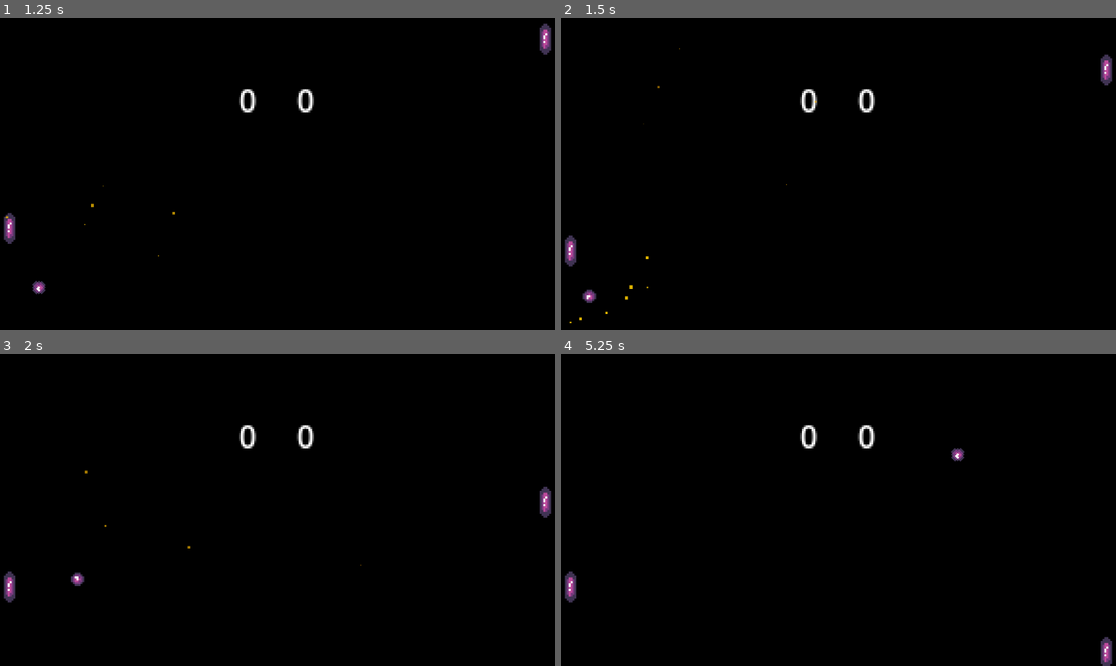
Above: before the commit, frames 1-4 (two rows, left to right).
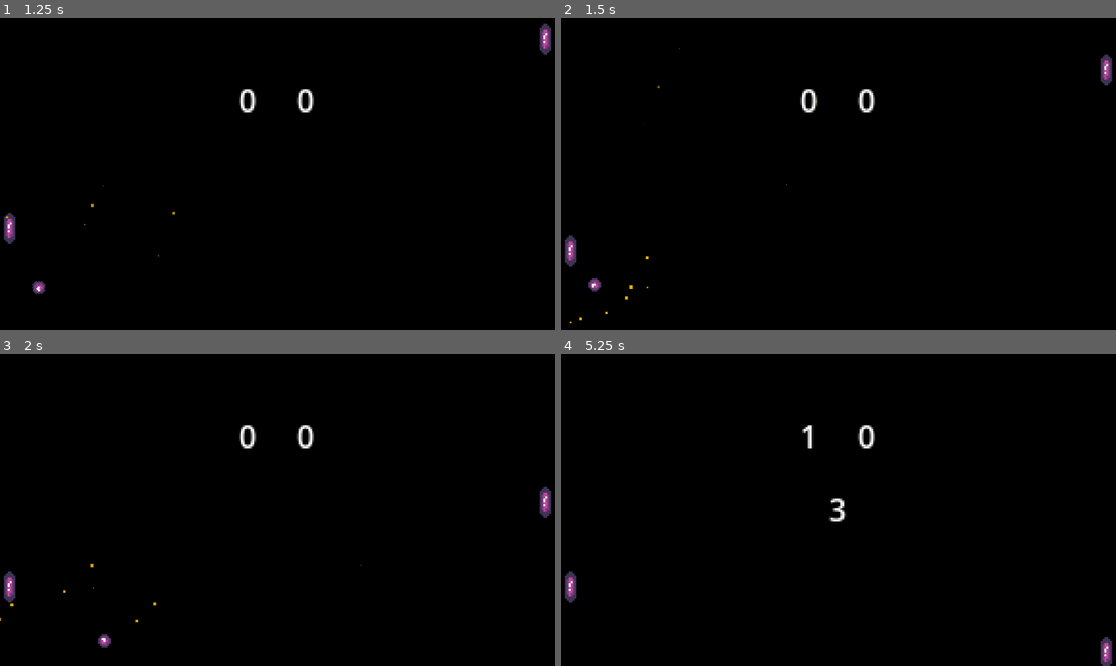
Above: after the commit, the same moments.

Repository: mmusialek/la_pong_2d
Game: Godot game, scene res://scenes/levels/level1.tscn
Two runs of this game, one before a commit and one after it. Both use one fixed random seed, a clock stepped at 60 frames per second and the inputs below.
Inputs:
- Up to frame 1 (1.25 s): hold Up (ui_up) from 0.53 s (still down)
- Up to frame 2 (1.5 s): release Up (ui_up) at 1.28 s; hold Down (ui_down) from 1.28 s (still down)
- Up to frame 3 (2 s): keep holding Down (ui_down)
- Up to frame 4 (5.25 s): release Down (ui_down) at 2.03 s; hold Up (ui_up) 2.03-3.53 s; hold Down (ui_down) from 3.53 s (still down)

Frame 1 is identical in both runs. In frame 2, 0.2% of the frame differs, in the area x 3-8%, y 83-92%; in frame 3, 0.2%; in frame 4, 0.4%, in the area x 43-73%, y 22-54%.

Commit message:
Refine ball bounce mechanics.

Diff:
--- a/src/scripts/ball.gd
+++ b/src/scripts/ball.gd
@@ -7,6 +7,7 @@
 # ball config
 const speed = 100
 var velocity = Vector2.ZERO
+const MAX_BOUNCE_ANGLE = PI / 4.0 # 45 degrees
 const SparkEffect = preload("res://scenes/packages/spark_effect.tscn")
 
  #audio
@@ -41,7 +42,23 @@
 
 		if collider.name in ["player1", "player2"]:
 			play_paddle_bounce()
-		velocity = velocity.bounce(collision.get_normal())
+
+			# Calculate relative intersection y
+			var relative_y = collision.get_position().y - collider.position.y
+
+			# Normalize relative y (paddle height is 16, half is 8)
+			var normalized_y = clamp(relative_y / 8.0, -1.0, 1.0)
+
+			# Calculate bounce angle
+			var bounce_angle = normalized_y * MAX_BOUNCE_ANGLE
+
+			# Determine x direction based on which player was hit
+			var dir_x = 1 if collider.name == "player1" else -1
+
+			# Set new velocity
+			velocity = Vector2(dir_x * cos(bounce_angle), sin(bounce_angle)).normalized()
+		else:
+			velocity = velocity.bounce(collision.get_normal())
 
 
 func _on_left_killzone_body_entered(body):
